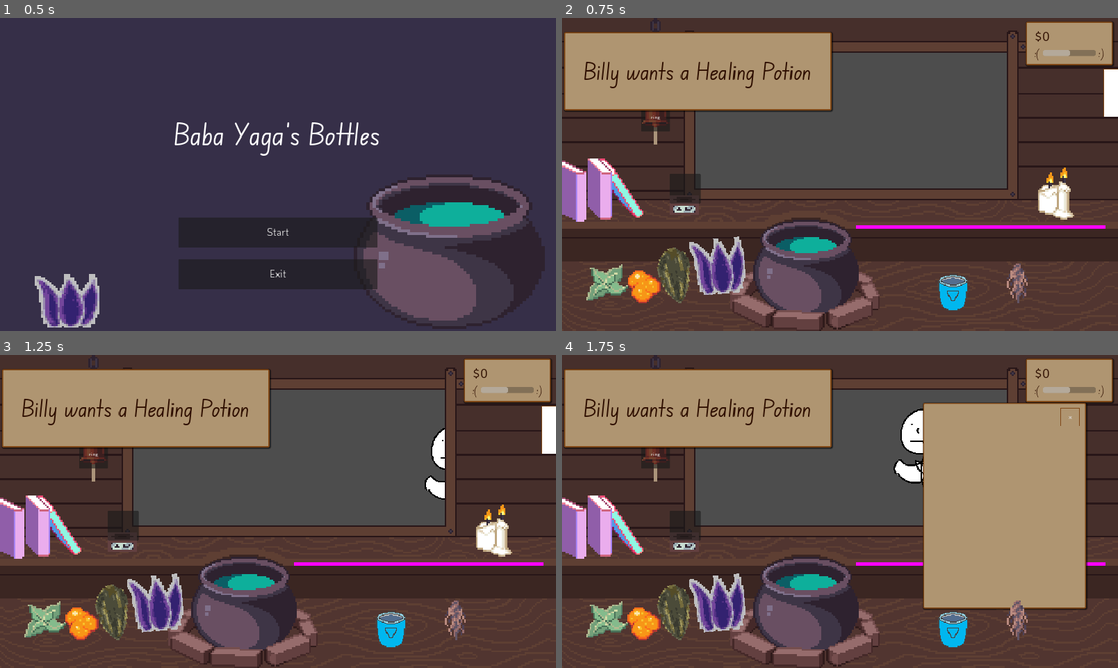
Above: before the commit, frames 1-4 (two rows, left to right).
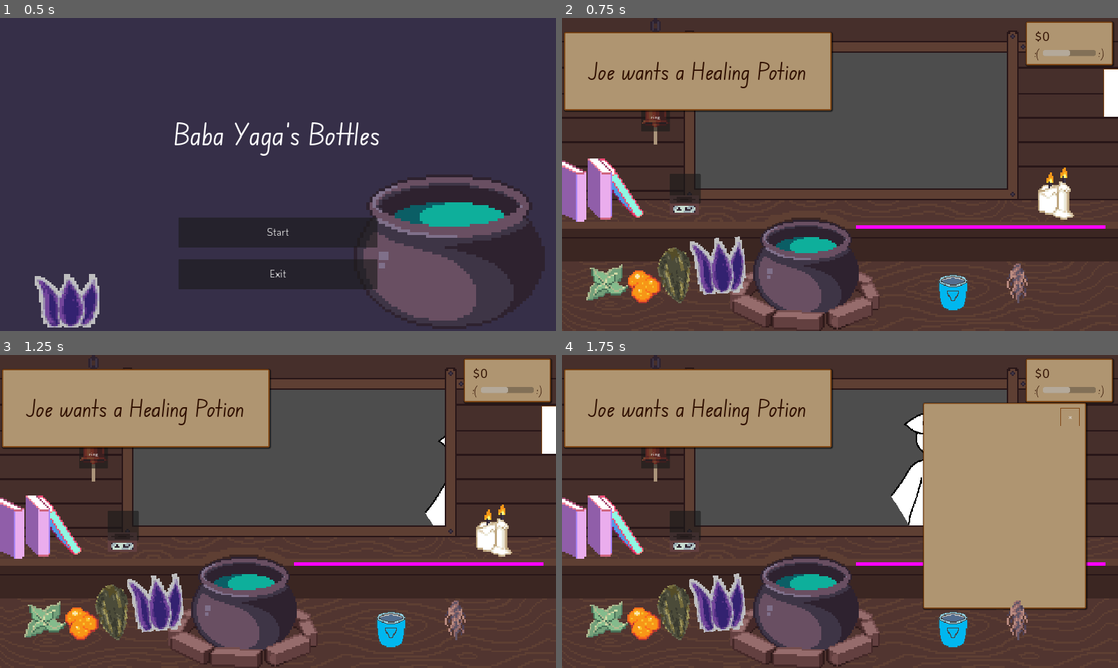
Above: after the commit, the same moments.

Repository: HuskyGameDev/2024s-team3
Game: Godot game, scene res://Scenes/UI/Title.tscn
Same seed, same stepped clock (60 frames per second), same inputs: the game is played once before the commit and once after it.
Inputs (mouse positions are in pixels of both pictures, inside the frame that each line leads up to):
- Up to frame 1 (0.5 s): no input
- Up to frame 2 (0.75 s): click "Start" at 0.5 s
- Up to frame 3 (1.25 s): no input
- Up to frame 4 (1.75 s): click (1112, 430) at 1.25 s

Frame 1 is identical in both runs. In frame 2, 1.1% of the frame differs, in the area x 4-45%, y 14-91%; in frame 3, 1.5%; in frame 4, 2.0%, in the area x 4-65%, y 14-55%.

Commit message:
change how title page loads main

Diff:
--- a/Scenes/UI/Title.gd
+++ b/Scenes/UI/Title.gd
@@ -1,5 +1,4 @@
 extends Control
-var main_scene = preload("res://Scenes/Screens/Main.tscn").instantiate()
 
 # Called when the node enters the scene tree for the first time.
 func _ready():
@@ -12,10 +11,7 @@
 
 
 func _on_button_pressed():
-	get_tree().get_root().add_child(main_scene)
-	get_tree().change_scene_to_packed(main_scene)
-	#get_tree().remove_child("/root/Title")
-	get_node("/root/Title").queue_free()
+	get_tree().change_scene_to_file("res://Scenes/Screens/Main.tscn")
 
 
 func _on_exit_pressed():
